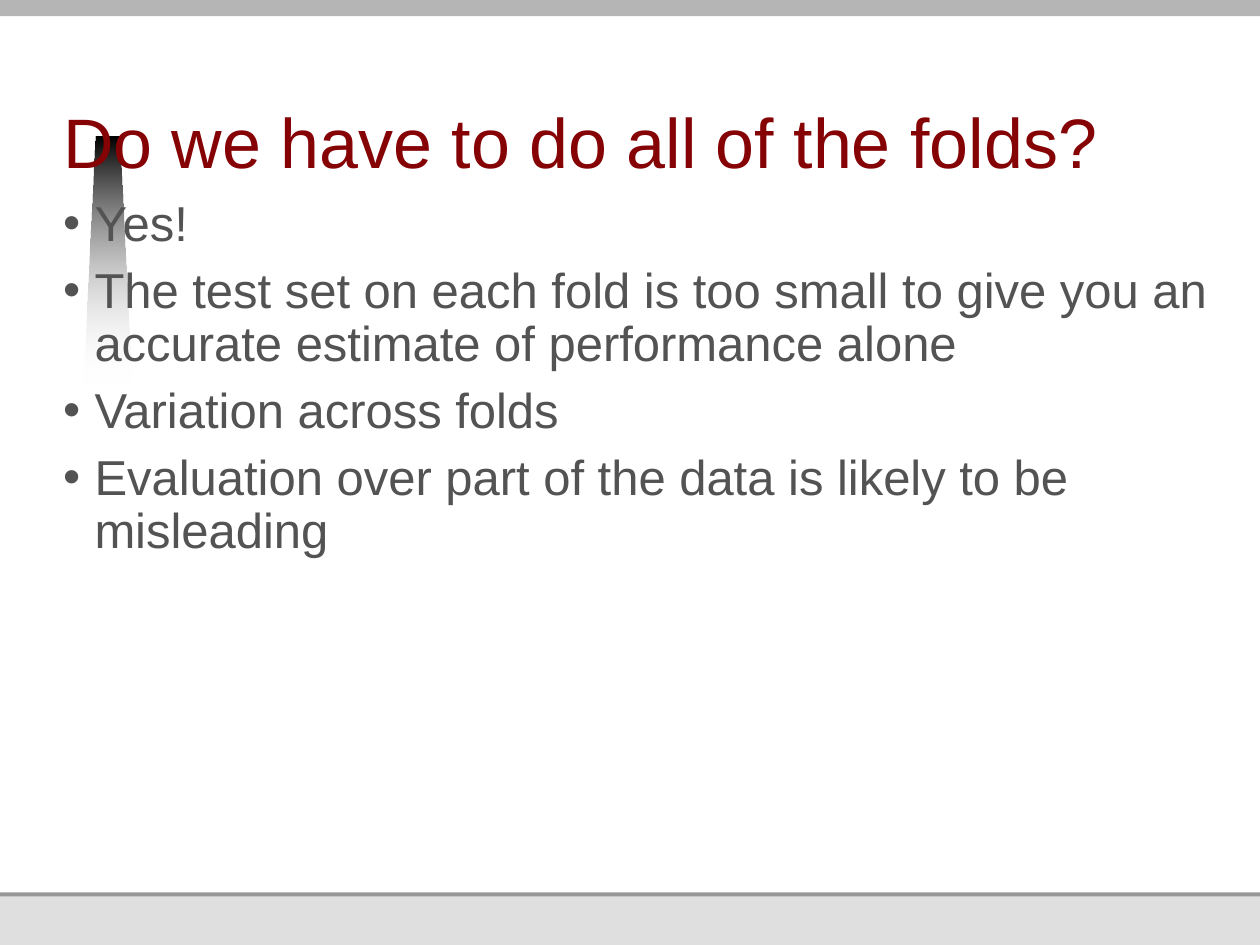
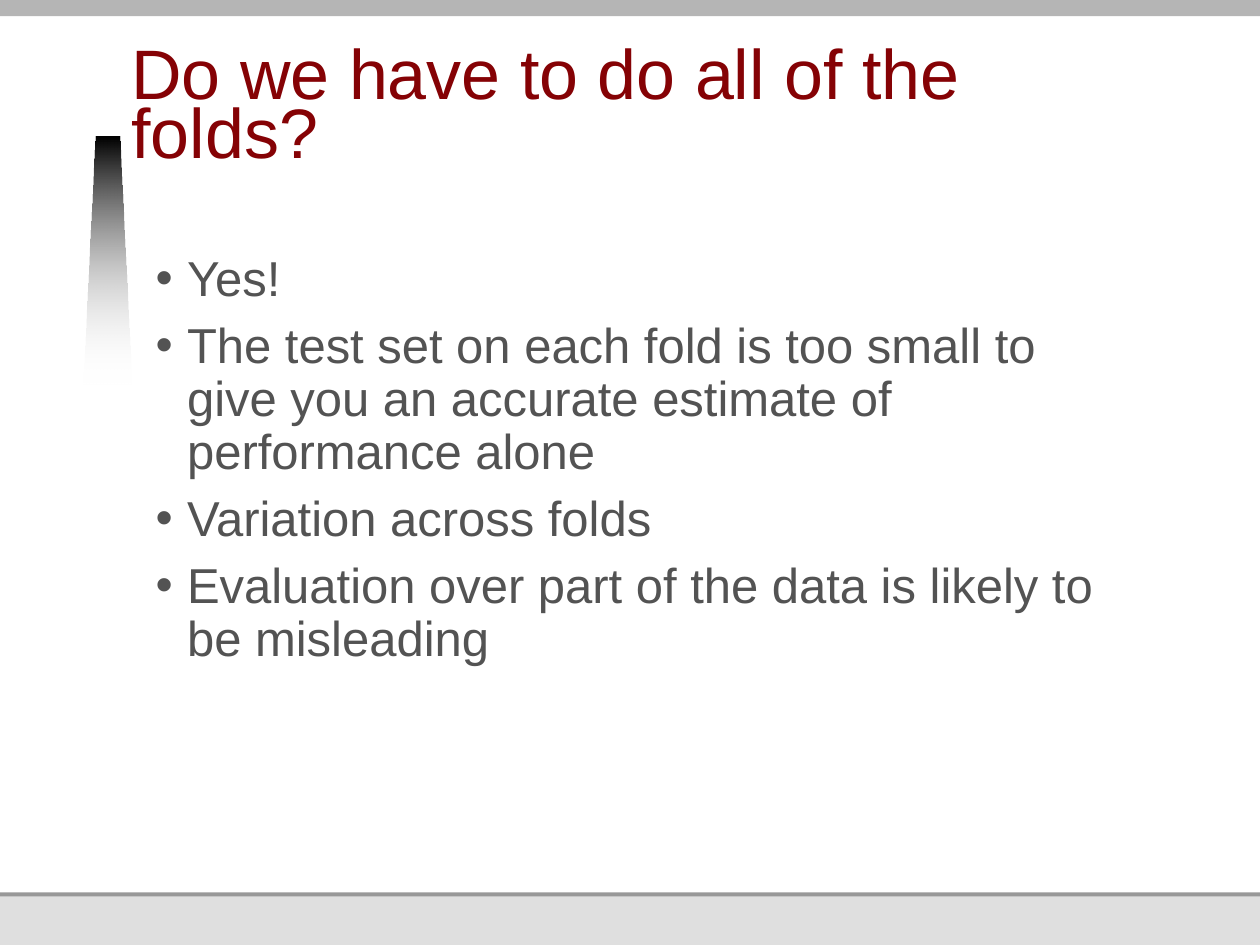
Before and after one commit to jmankoff/data, a slide deck: slide 36 of Lectures/10 Machine Learning II Training and Testing.pptx (slide 21 before the commit). Drawn at 1260x945 pixels with LibreOffice and Linux fonts; fonts in the diff are those of the drawing; background and template pictures are left out. Boxes give left, top, right and bottom in pixels: in the first picture for what was removed or moved away, otherwise in the second. Text is boxed around its words. In the diff, an @@ line names an element or a change of style, - is before the commit and + after.

```diff
--- a/Lectures/10 Machine Learning II Training and Testing.pptx
+++ b/Lectures/10 Machine Learning II Training and Testing.pptx
@@ title "Do we have to do ..." rewrapped from <box>63,117,1097,182</box> to <box>131,48,959,159</box> @@
@@ text "Yes!" rewrapped from <box>94,203,1206,558</box> to <box>187,262,1093,666</box> @@
```
Also in this commit, not shown: 14 other slides changed, 24 slides added, 12 slides removed.
